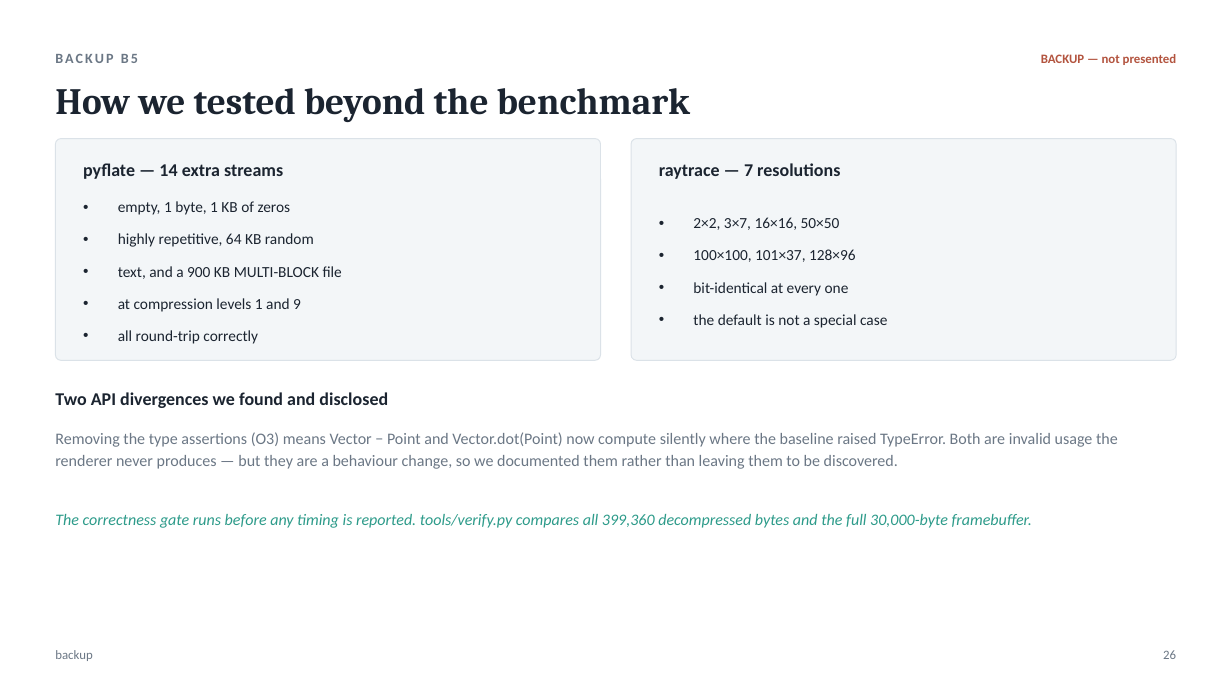
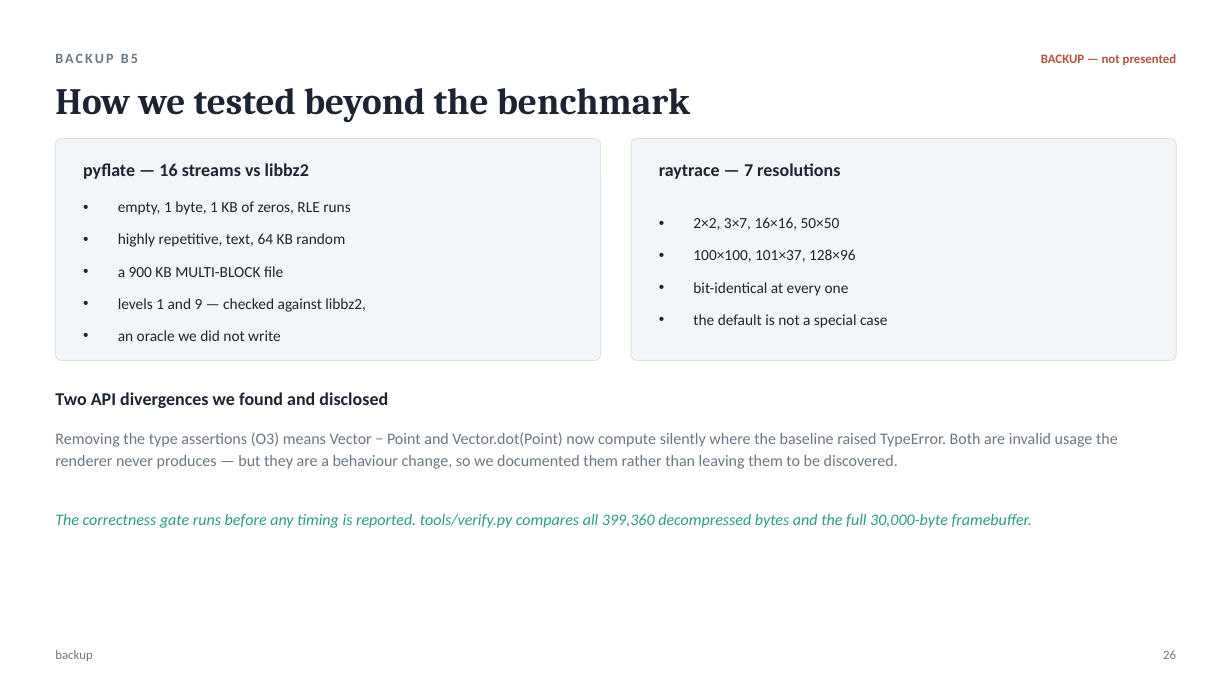
Before and after one commit to taha-tahaa/hwsw-codesign-project, a slide deck: slide 26 of presentation/HWSW_CoDesign_Final_Taha_Lana.pptx. Drawn at 1232x693 pixels with LibreOffice and Linux fonts; fonts in the diff are those of the drawing. Boxes give left, top, right and bottom in pixels: in the first picture for what was removed or moved away, otherwise in the second. Text is boxed around its words. In the diff, an @@ line names an element or a change of style, - is before the commit and + after.

```diff
--- a/presentation/HWSW_CoDesign_Final_Taha_Lana.pptx
+++ b/presentation/HWSW_CoDesign_Final_Taha_Lana.pptx
@@ text at bbox=[83, 163, 309, 179]: text changed @@
-pyflate — 14 extra streams
+pyflate — 16 streams vs libbz2
@@ text at bbox=[118, 201, 366, 341]: text changed @@
-• empty, 1 byte, 1 KB of zeros
-• highly repetitive, 64 KB random
-• text, and a 900 KB MULTI-BLOCK file
-• at compression levels 1 and 9
-• all round-trip correctly
+• empty, 1 byte, 1 KB of zeros, RLE runs
+• highly repetitive, text, 64 KB random
+• a 900 KB MULTI-BLOCK file
+• levels 1 and 9 — checked against libbz2,
+• an oracle we did not write
```
Also in this commit, not shown: 4 other slides changed, 19 other files.
